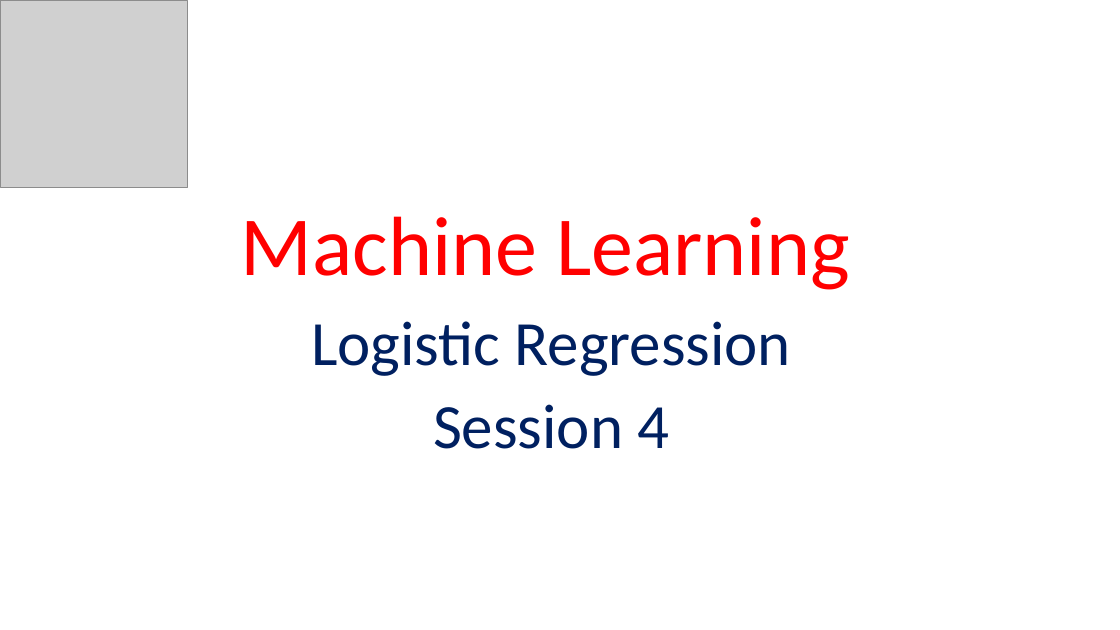
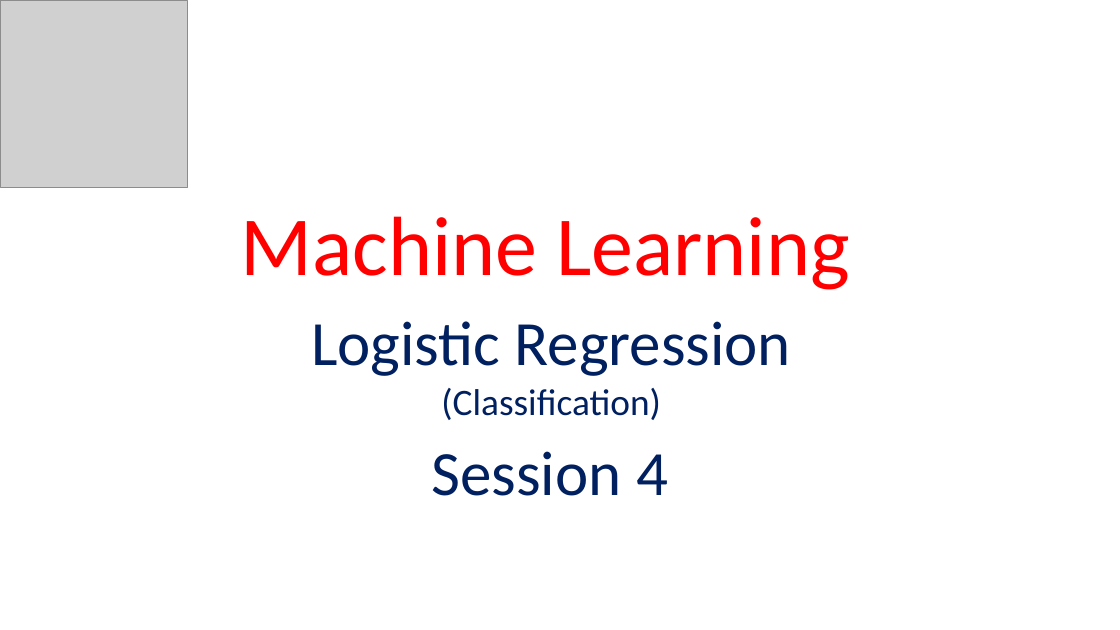
Before and after one commit to SalmaGira/machine-learning-workshop-Kvector, a slide deck: slide 1 of Sessions/Session 4/Session_04.pptx. Drawn at 1120x630 pixels with LibreOffice and Linux fonts; fonts in the diff are those of the drawing; grey boxes stand for pictures. Boxes give left, top, right and bottom in pixels: in the first picture for what was removed or moved away, otherwise in the second. Text is boxed around its words. In the diff, an @@ line names an element or a change of style, - is before the commit and + after.

Commit message:
Session 4 updated

```diff
--- a/Sessions/Session 4/Session_04.pptx
+++ b/Sessions/Session 4/Session_04.pptx
@@ text at <box>441,388,661,420</box>: paragraph added @@
+(Classification)
@@ text "Session 4": place and size @@
-text "Session 4" at <box>433,404,670,449</box>
+text "Session 4" at <box>432,451,668,496</box>
```
Also in this commit, not shown: 5 other slides changed, 5 slides added.
